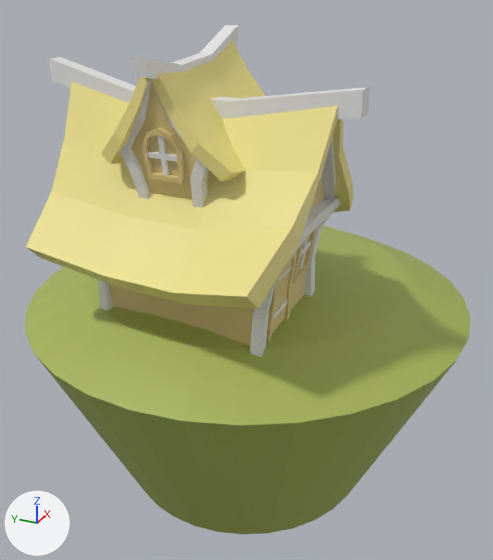
One commit to the Blender file 23-the-lamp.blend: the scene before it, then after it.
The view is the same before and after, from a camera (50 mm lens) standing at (-7.88, -3.53, 4.17) and looking at (-0.08, -0.02, 0.27). Arrows for +X, +Y and +Z are at lower left; the lights stay in place.

Objects in the first picture: 'Cube', 'Cube.001', 'Cube.006', 'Cube.009', 'Cube.012', 'House', 'House.001', 'House.002', 'House.005', 'House.007', 'Landscape', 'Roof'.
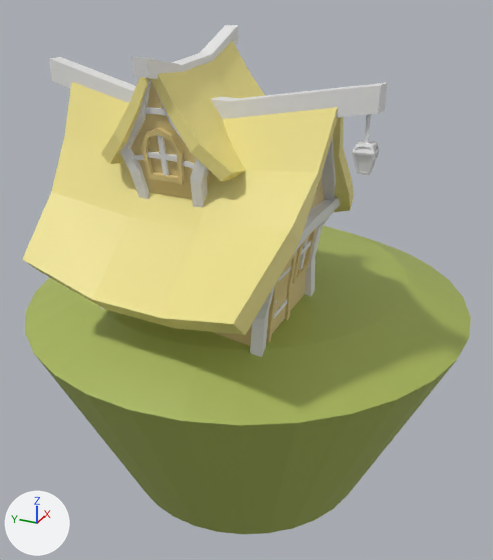
Changed parts and their boxes (x1, y1, x2, y2) in the pictures (493 x 560 px; the box of a moved part takes in the faces that stretch with it):
'Roof', reshaped (11% taller)
    before: (26, 82, 354, 309)
    after: (22, 82, 354, 335)
'Cube.025', added
    after: (352, 115, 380, 175)
'Cube.027', added
    after: (144, 107, 167, 116)
'Cube.026', added
    after: (133, 155, 195, 169)
part 1 of me_cube_002, moved or reshaped
    before: (26, 192, 300, 309)
    after: (22, 192, 300, 335)
'House', unchanged, covered by the edit
    before: (109, 182, 324, 346)
    after: (214, 182, 324, 346)

Edits to the bpy script that builds the scene:
```text
Change me_cube_002:
    where me_cube_002.from_pydata(...)  # 64 vertices, 60 faces; spans x -1.33..1.29, y -1.7..1.52, z -0.59..1.34
    used by ob_roof; location = (-1.34, 0.01, 1.71); rotation_euler = (0.0, -0.0966, -0.0756), in degrees (0, -5.5, -4.3)
    before: 33 (-1.33, -1.33, -0.15) at pixel (246, 296), 36 (-1.26, -0.45, -0.36) at pixel (172, 292), 37 (-1.26, 0.42, -0.36) at pixel (103, 275), 41 (-1.15, -1.35, -0.37) at pixel (258, 308), 44 (-1.08, -0.46, -0.59) at pixel (185, 303)
    before: 45 (-1.08, 0.42, -0.59) at pixel (117, 286)
    me_cube_002 part 1
    add for i in [33, 36, 37, 41, 44, 45]: me_cube_002.vertices[i].co += Vector((-0.16, 0.07, -0.22))
    me_cube_002.vertices[32].co: (-1.28, 1.48, -0.22) -> (-1.51, 1.31, -0.23)  # pixel (25, 246) -> pixel (22, 259)
    me_cube_002.vertices[40].co: (-1.1, 1.49, -0.45) -> (-1.33, 1.31, -0.46)  # pixel (40, 258) -> pixel (37, 270)
Add me_cube_038:
    me_cube_038.from_pydata([(-0.54, 1.54, 0.36), (-0.76, -2.12, 2.47), (-0.34, 2.0, 1.98), (-0.59, -1.55, 3.65), (1.12, 1.48, 0.16), (0.56, -2.34, 2.39), (1.37, 1.96, 1.75), (0.73, -1.77, 3.57)], [], [(0, 1, 3, 2), (2, 3, 7, 6), (6, 7, 5, 4), (4, 5, 1, 0), (7, 3, 1, 5), (4, 0, 2, 6)])
Add me_cube_037:
    me_cube_037.from_pydata(...)  # 12 vertices, 10 faces; spans x -2.2..-0.14, y -2.28..3.71, z -9.26..-4.41
Add me_cube_036:
    me_cube_036.from_pydata(...)  # 86 vertices, 81 faces; spans x -1.0..1.0, y -1.0..1.0, z -1.0..4.47
Add ob_cube_027:
    ob_cube_027 = bpy.data.objects.new('Cube.027', me_cube_038)
    ob_cube_027.location = (-0.77, 0.05, 2.96)
    ob_cube_027.rotation_euler = (0.443, -0.189, 0.0615)  # degrees (25, -11, 3.5)
    ob_cube_027.scale = (0.0415, 0.0415, 0.0415)
    _m = ob_cube_027.modifiers.new('Mirror', 'MIRROR')
    _m.use_axis = (True, True, False)
    _m.use_clip = True
    _m.mirror_object = ob_house_001
Add ob_cube_026:
    ob_cube_026 = bpy.data.objects.new('Cube.026', me_cube_037)
    ob_cube_026.location = (-0.73, 0.1, 2.75)
    ob_cube_026.rotation_euler = (0.443, -0.189, 0.0615)  # degrees (25, -11, 3.5)
    ob_cube_026.scale = (0.0415, 0.0415, 0.0415)
    _m = ob_cube_026.modifiers.new('Mirror', 'MIRROR')
    _m.use_axis = (True, True, False)
    _m.mirror_object = ob_house_001
Add ob_cube_025:
    ob_cube_025 = bpy.data.objects.new('Cube.025', me_cube_036)
    ob_cube_025.location = (-1.61, -1.94, 2.5)
    ob_cube_025.scale = (0.108, 0.108, 0.108)
```
